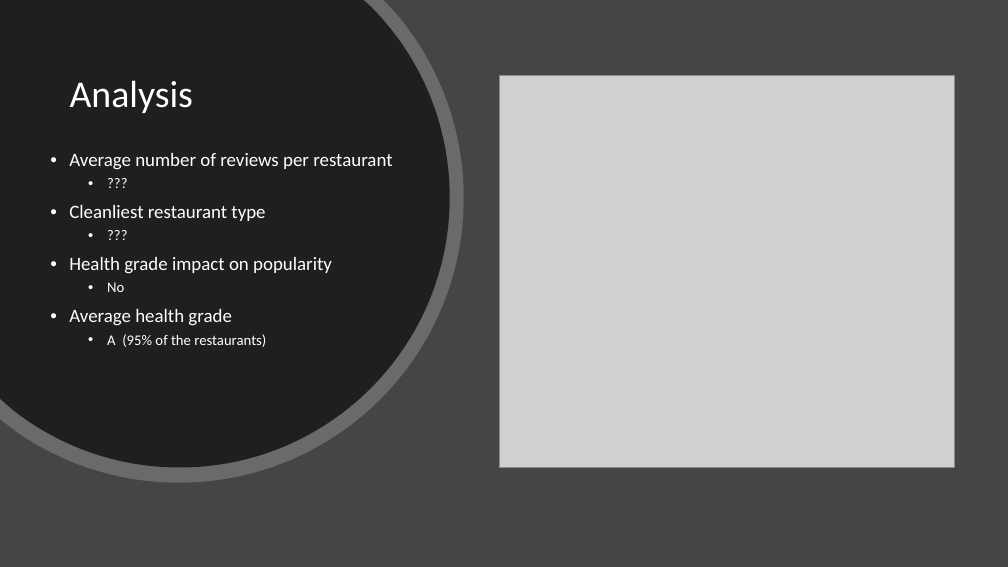
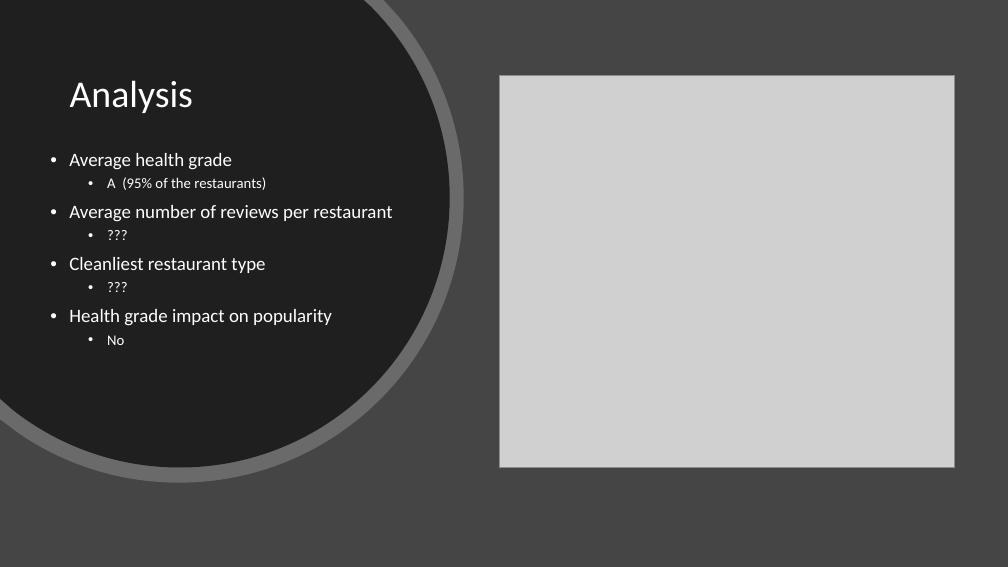
Before and after one commit to ryankchang/project1, a slide deck: slide 10 of GoodEats.pptx. Drawn at 1008x567 pixels with LibreOffice and Linux fonts; fonts in the diff are those of the drawing; grey boxes stand for pictures. Boxes give left, top, right and bottom in pixels: in the first picture for what was removed or moved away, otherwise in the second. Text is boxed around its words. In the diff, an @@ line names an element or a change of style, - is before the commit and + after.

```diff
--- a/GoodEats.pptx
+++ b/GoodEats.pptx
@@ text at <box>69,153,266,190</box>: paragraphs added @@
+• Average health grade
+  • A (95% of the restaurants)
@@ text at <box>69,309,266,347</box>: paragraphs removed @@
-• Average health grade
-  • A (95% of the restaurants)
```
Also in this commit, not shown: 3 slides added.
